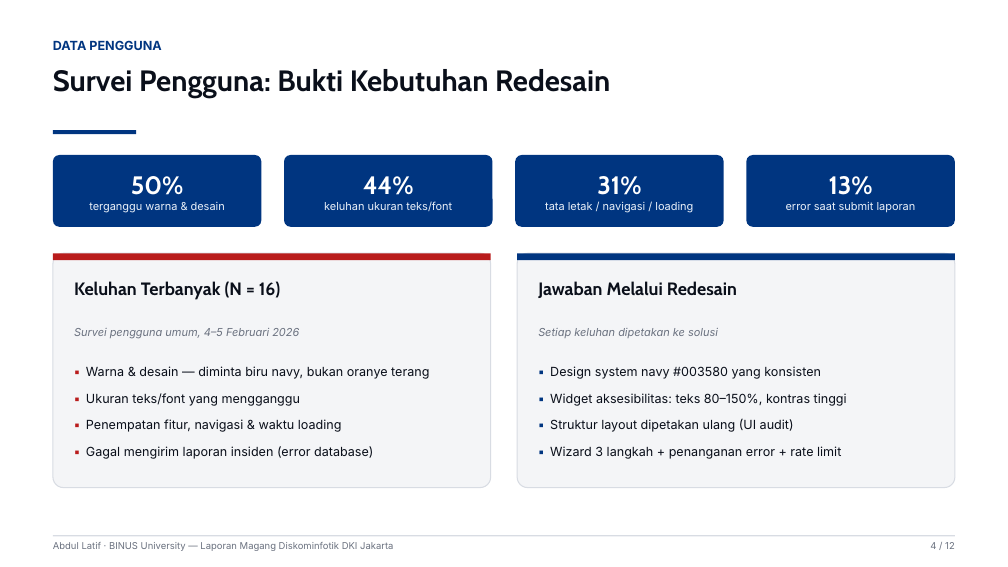
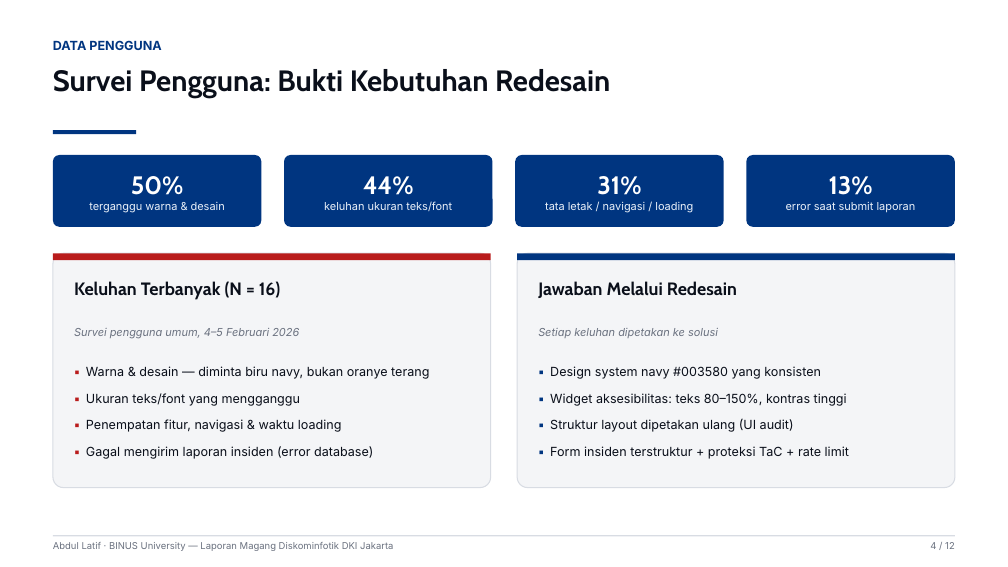
Before and after one commit to delltipe/new-csirt, a slide deck: slide 4 of presentation/Presentasi_Magang_CSIRT_DKI_Jakarta.pptx. Drawn at 1008x567 pixels with LibreOffice and Linux fonts; fonts in the diff are those of the drawing. Boxes give left, top, right and bottom in pixels: in the first picture for what was removed or moved away, otherwise in the second. Text is boxed around its words. In the diff, an @@ line names an element or a change of style, - is before the commit and + after.

```diff
--- a/presentation/Presentasi_Magang_CSIRT_DKI_Jakarta.pptx
+++ b/presentation/Presentasi_Magang_CSIRT_DKI_Jakarta.pptx
@@ text at [550,446,849,459]: text changed @@
-▪ Wizard 3 langkah + penanganan error + rate limit
+▪ Form insiden terstruktur + proteksi TaC + rate limit
```
Also in this commit, not shown: 5 other slides changed, 3 other files.
